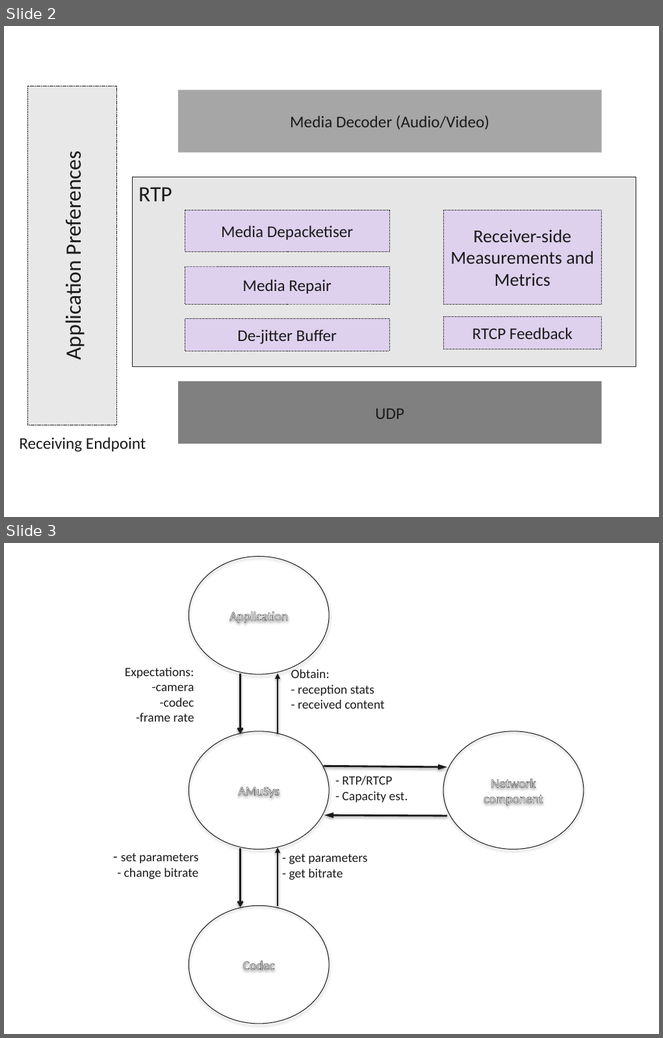
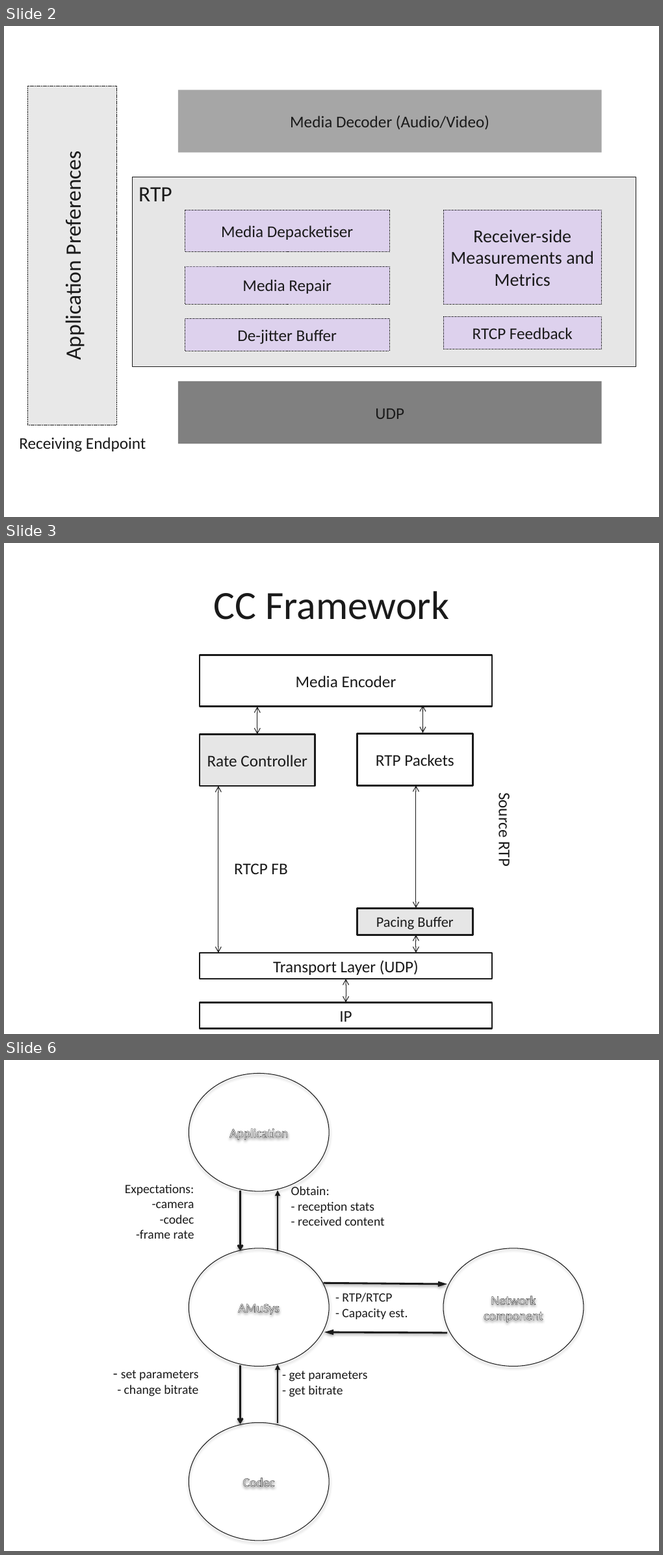
Before and after one commit to vr000m/PhD-thesis, a slide deck: graphs/source/media-app-stack.pptx. Shown one above the other, each under a label of ours: slides 2 and 3 before the commit, slides 2, 3 and 6 after it; the slides between them are not shown. The pictures are 663x1038 and 663x1555 pixels, drawn with LibreOffice and Linux fonts; fonts in the diff are those of the drawing. Boxes give left, top, right and bottom in pixels: in the first picture for what was removed or moved away, otherwise in the second. Text is boxed around its words. In the diff, an @@ line names an element or a change of style, - is before the commit and + after.

```diff
--- a/graphs/source/media-app-stack.pptx
+++ b/graphs/source/media-app-stack.pptx
@@ slide 3 added at box(4, 543, 659, 1034), background #FFFFFF @@
@@ title added at box(214, 591, 449, 620), 44 pt, text #1A1A1A @@
+CC Framework
@@ rectangle added at box(200, 655, 493, 707), fill #FFFFFF, outline #1A1A1A 2 pt, 18 pt, text #1A1A1A @@
+Media Encoder
@@ double arrow added from (258, 707) to (258, 734), #191919 0.75 pt @@
@@ double arrow added from (423, 705) to (423, 733), #191919 0.75 pt @@
@@ rectangle added at box(200, 734, 315, 786), fill #E6E6E6, outline #1A1A1A 2 pt, 18 pt, text #1A1A1A @@
+Rate Controller
@@ rectangle added at box(357, 733, 473, 785), fill #FFFFFF, outline #1A1A1A 2 pt, 18 pt, text #1A1A1A @@
+RTP Packets
@@ double arrow added from (218, 786) to (218, 953), #191919 0.75 pt @@
@@ double arrow added from (416, 785) to (416, 908), #191919 0.75 pt @@
@@ text added at box(495, 797, 515, 866), 18 pt, text #1A1A1A @@
+Source RTP
@@ text added at box(234, 863, 287, 875), 18 pt, text #1A1A1A @@
+RTCP FB
@@ rectangle added at box(357, 908, 473, 935), fill #E6E6E6, outline #1A1A1A 2 pt, 16 pt, text #1A1A1A @@
+Pacing Buffer
@@ double arrow added from (416, 935) to (416, 953), #191919 0.75 pt @@
@@ rectangle added at box(200, 953, 493, 979), fill #FFFFFF, outline #1A1A1A 2 pt, 18 pt, text #1A1A1A @@
+Transport Layer (UDP)
@@ double arrow added from (346, 979) to (346, 1003), #191919 0.75 pt @@
@@ rectangle added at box(200, 1003, 493, 1029), fill #FFFFFF, outline #1A1A1A 2 pt, 18 pt, text #1A1A1A @@
+IP
@@ what was slide 3 is now slide 6 @@
```
Also in this commit, not shown: 2 other slides added, 11 other files.
